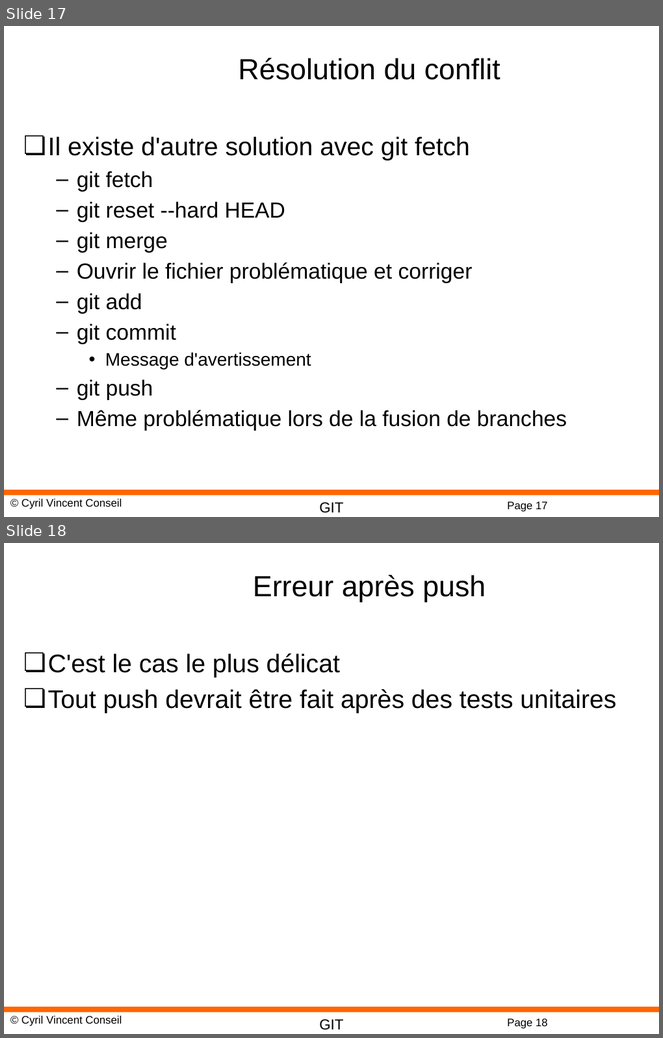
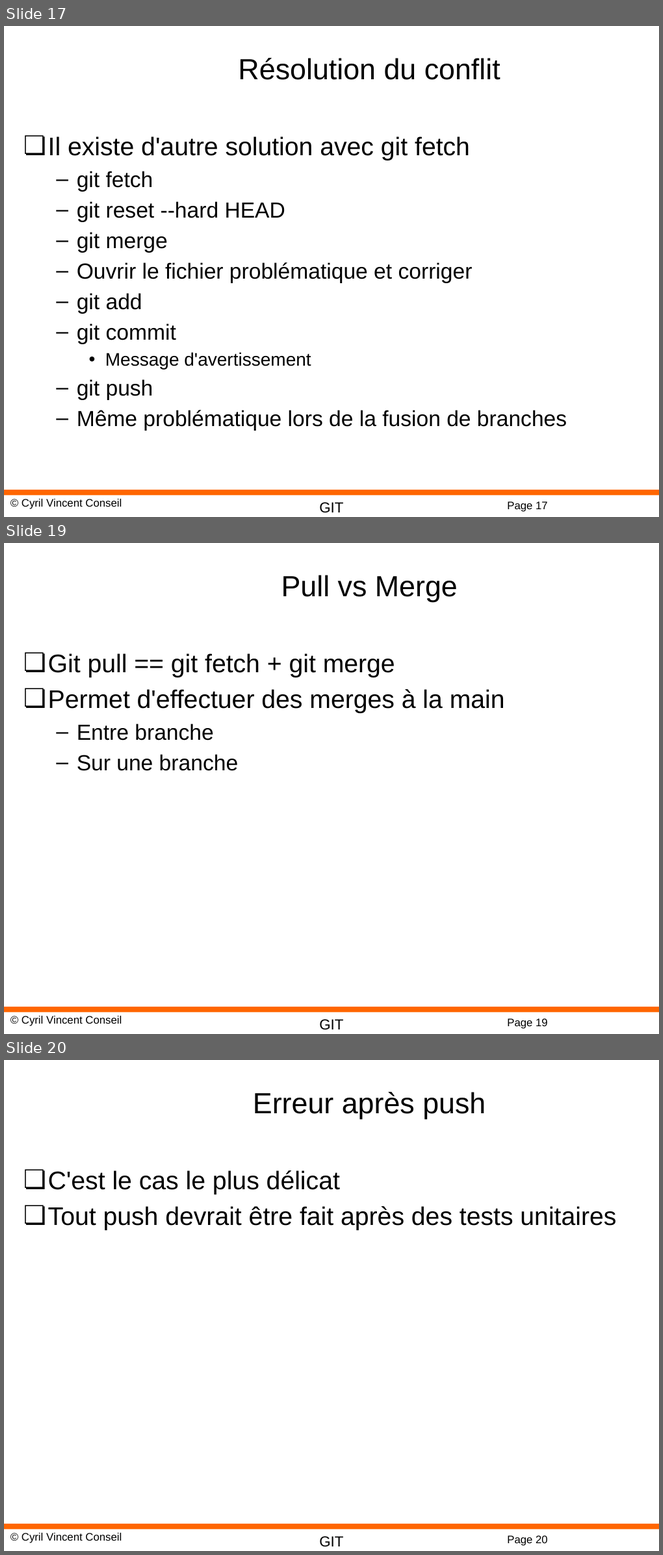
Before and after one commit to cyrilvincent/git, a slide deck: ppt/GIT05-Conflicts.pptx. Shown one above the other, each under a label of ours: slides 17 and 18 before the commit, slides 17, 19 and 20 after it; the slides between them are not shown. The pictures are 663x1038 and 663x1555 pixels, drawn with LibreOffice and Linux fonts; fonts in the diff are those of the drawing; background and template pictures are left out. Boxes give left, top, right and bottom in pixels: in the first picture for what was removed or moved away, otherwise in the second. Text is boxed around its words. In the diff, an @@ line names an element or a change of style, - is before the commit and + after.

```diff
--- a/ppt/GIT05-Conflicts.pptx
+++ b/ppt/GIT05-Conflicts.pptx
@@ slide 19 added at <box>4,543,659,1034</box>, background #FFFFFF; not listed: 4 template elements that a slide beside it also shows @@
@@ title added at <box>282,575,458,602</box>, 32 pt, text #000000 @@
+Pull vs Merge
@@ text added at <box>48,653,505,771</box>, 28 pt, text #000000 @@
+❏ Git pull == git fetch + git merge
+❏ Permet d'effectuer des merges à la main
+  – Entre branche
+  – Sur une branche
@@ what was slide 18 is now slide 20 @@
@@ page number at <box>507,1536,548,1546</box>: text changed @@
-Page 18
+Page 20
```
Also in this commit, not shown: 1 other slide added, 4 other files.
